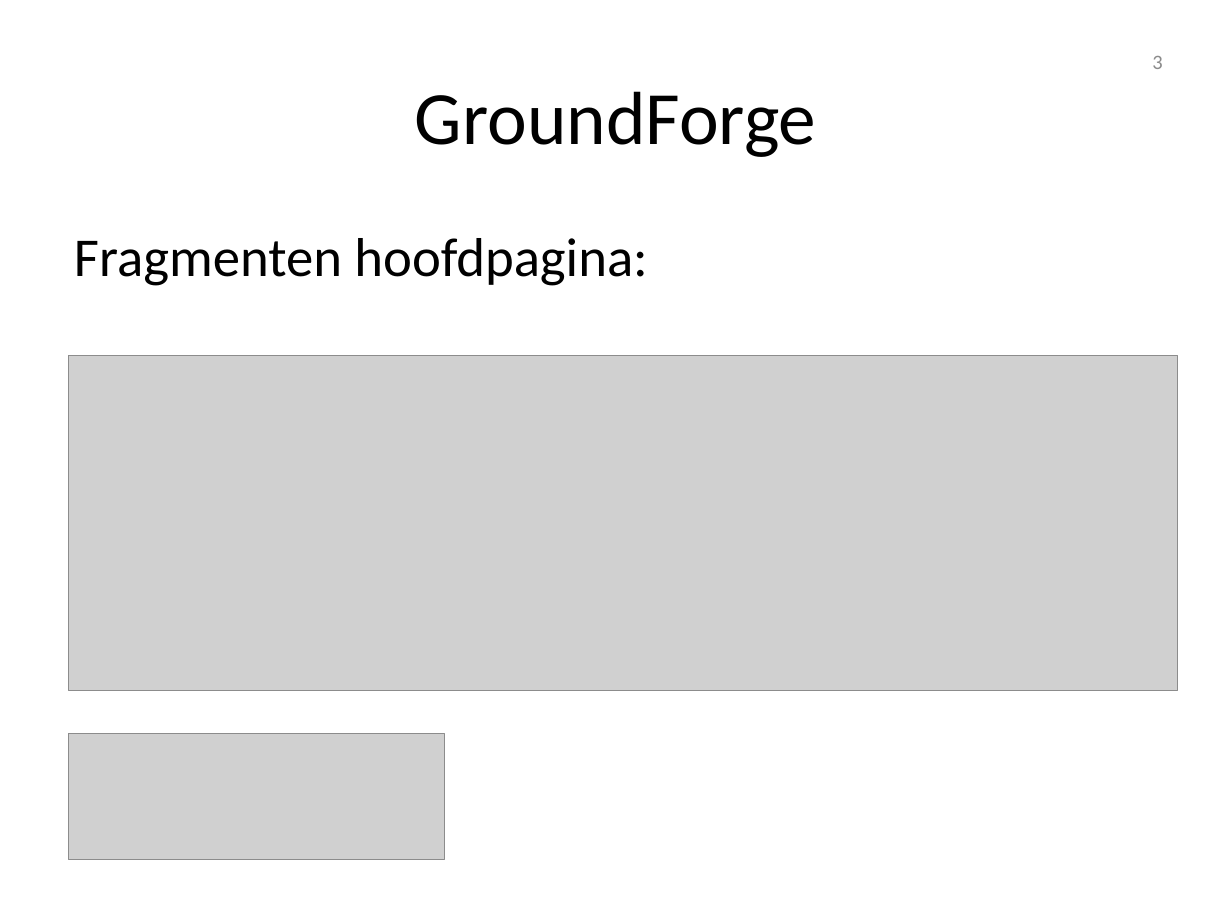
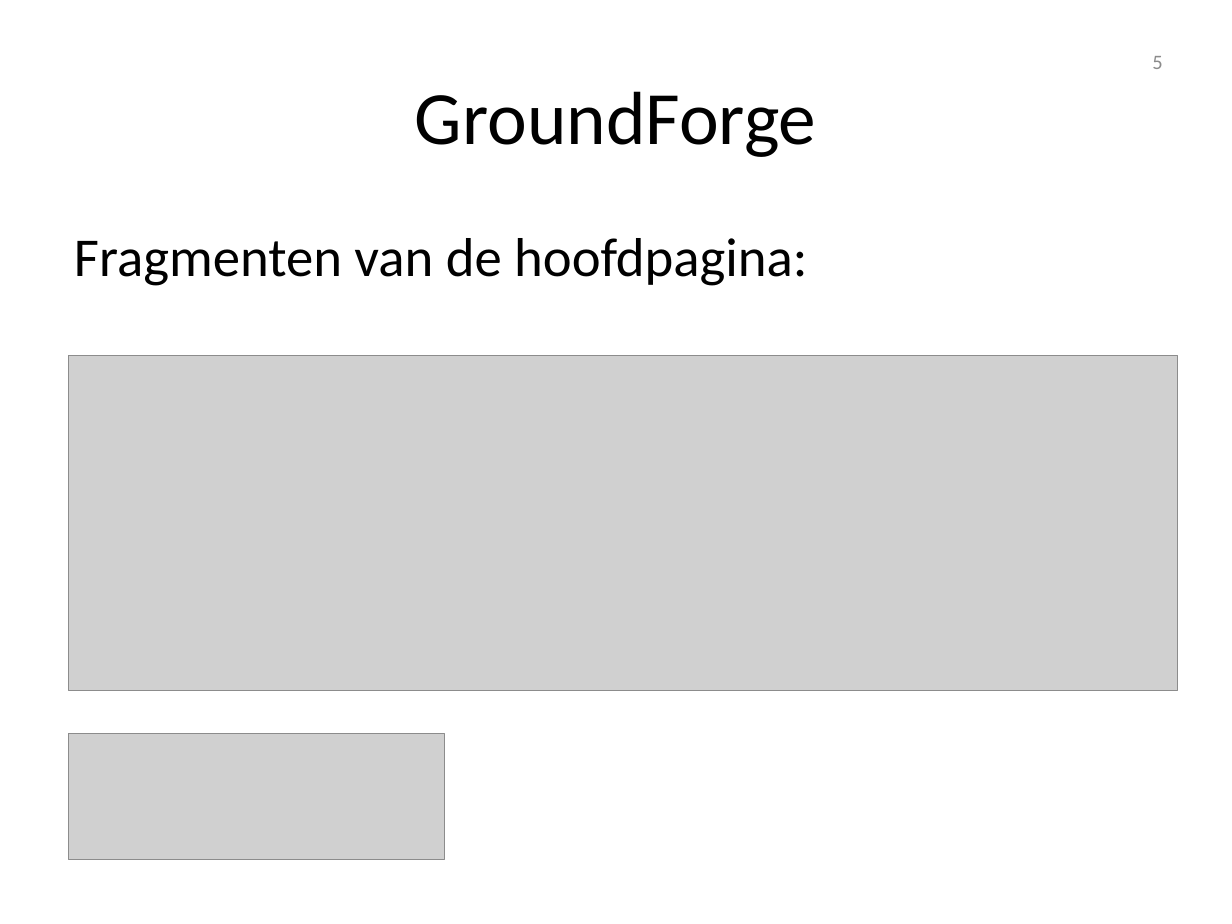
Before and after one commit to d-bl/GroundForge-help, a slide deck: slide 5 of docs/help/NL.pptx (slide 3 before the commit). Drawn at 1232x924 pixels with LibreOffice and Linux fonts; fonts in the diff are those of the drawing; grey boxes stand for pictures; background and template pictures are left out. Boxes give left, top, right and bottom in pixels: in the first picture for what was removed or moved away, otherwise in the second. Text is boxed around its words. In the diff, an @@ line names an element or a change of style, - is before the commit and + after.

```diff
--- a/docs/help/NL.pptx
+++ b/docs/help/NL.pptx
@@ page number at <box>1152,56,1162,69</box>: text changed @@
-3
+5
@@ text at <box>74,238,807,286</box>: text changed @@
-Fragmenten hoofdpagina:
+Fragmenten van de hoofdpagina:
```
Also in this commit, not shown: 2 other slides changed, 2 slides added, 1 other file.
